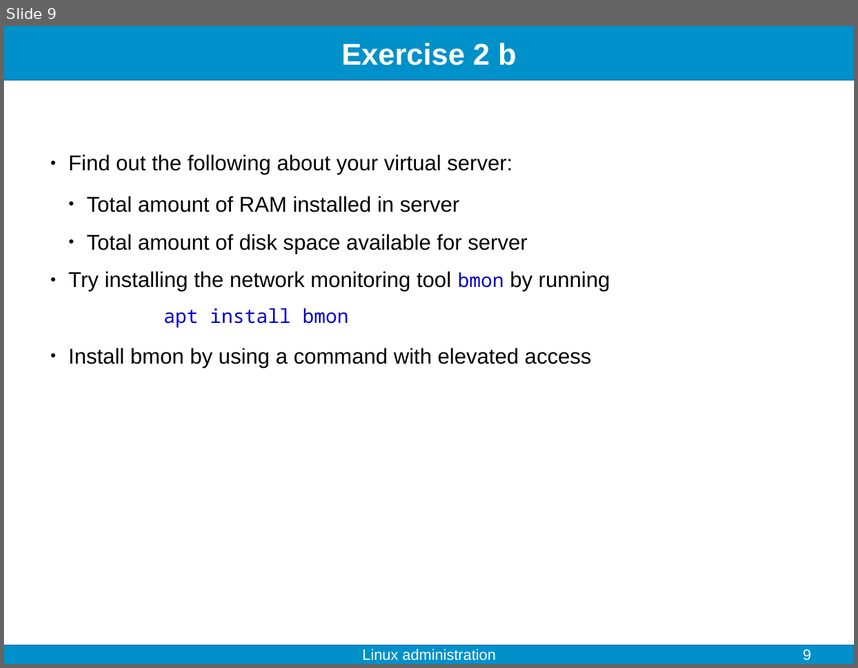
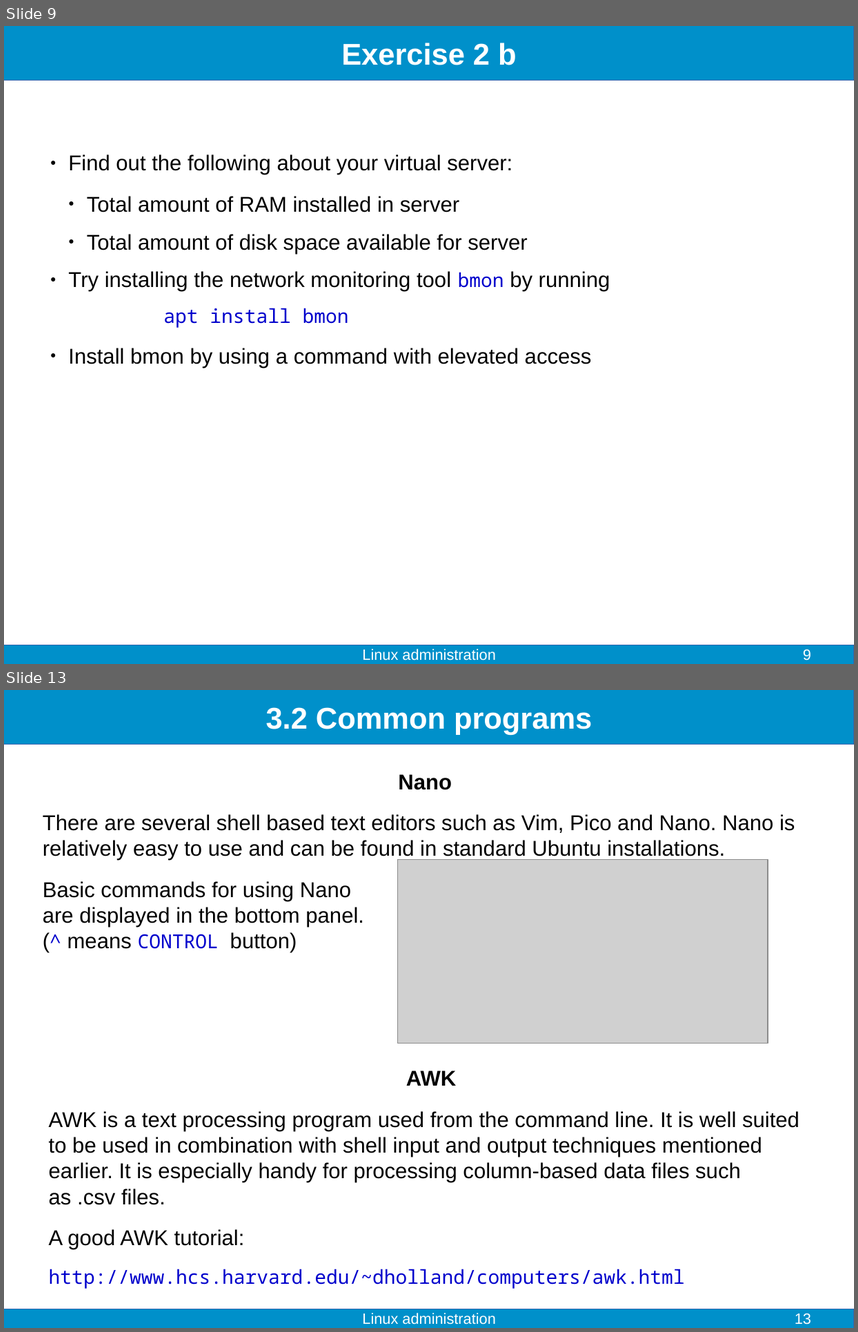
Before and after one commit to fjelltopp/training, a slide deck: linux_administration/linux_administration.odp. Shown one above the other, each under a label of ours: slide 9 before the commit, slides 9 and 13 after it; the slides between them are not shown. The pictures are 858x668 and 858x1332 pixels, drawn with LibreOffice and Linux fonts; fonts in the diff are those of the drawing; grey boxes stand for pictures. Boxes give left, top, right and bottom in pixels: in the first picture for what was removed or moved away, otherwise in the second. Text is boxed around its words. In the diff, an @@ line names an element or a change of style, - is before the commit and + after.

```diff
--- a/linux_administration/linux_administration.odp
+++ b/linux_administration/linux_administration.odp
@@ slide 13 added at box(4, 690, 854, 1328), background #FFFFFF; not listed: 2 template elements that a slide beside it also shows @@
@@ title added at box(266, 707, 592, 735), 28 pt, text #FFFFFF, bold @@
+3.2 Common programs
@@ text added at box(43, 774, 795, 953), 20 pt, text #000000 @@
+Nano
+There are several shell based text editors such as Vim, Pico and Nano. Nano is relatively easy to use and can be found in standard Ubuntu installations.
+Basic commands for using Nano
+are displayed in the bottom panel.
+(^ means CONTROL button)
@@ picture added at box(398, 860, 769, 1043) @@
@@ text added at box(49, 1070, 800, 1288), 20 pt, text #000000 @@
+AWK
+AWK is a text processing program used from the command line. It is well suited to be used in combination with shell input and output techniques mentioned earlier. It is especially handy for processing column-based data files such as .csv files.
+A good AWK tutorial:
+http://www.hcs.harvard.edu/~dholland/computers/awk.html
@@ text added at box(362, 1312, 495, 1324), 14 pt, text #FFFFFF @@
+Linux administration
@@ page number added at box(795, 1313, 811, 1324), 14 pt, text #FFFFFF @@
+13
```
Also in this commit, not shown: 4 slides changed, 3 other slides added, 1 other file.
